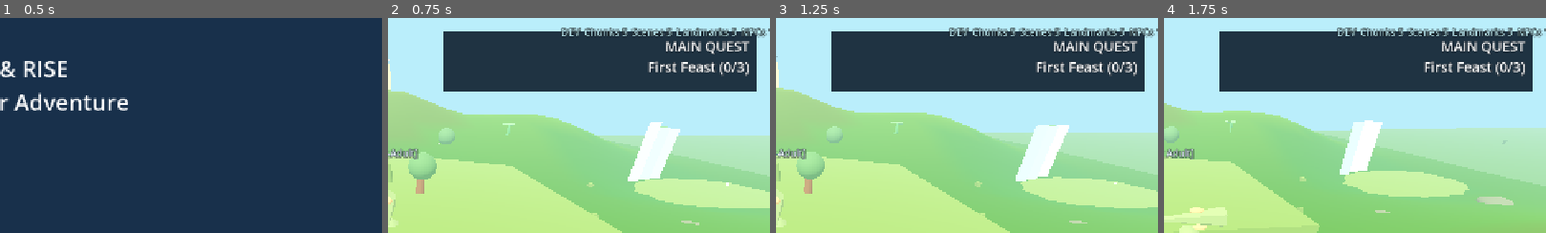
Above: before the commit, frames 1-4 (left to right).
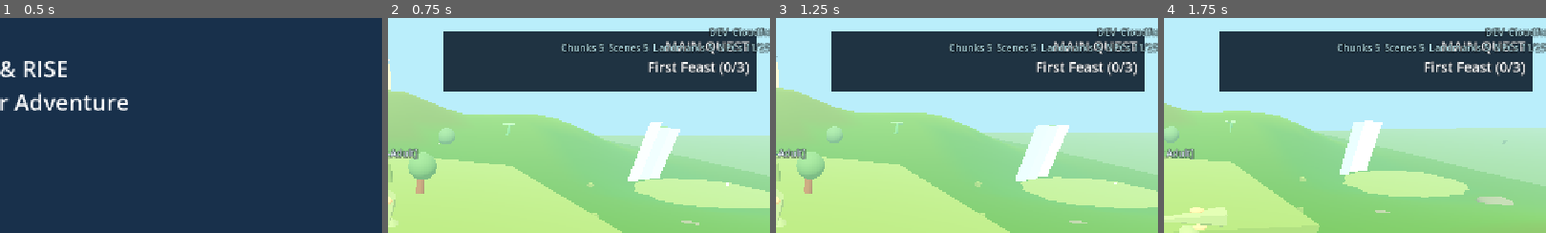
Above: after the commit, the same moments.

Repository: mschalle/Dino-Game
Game: Godot game, scene res://Main.tscn
Two runs of this game, one before a commit and one after it. Both use one fixed random seed, a clock stepped at 60 frames per second and the inputs below.
Inputs (mouse positions are % of the whole screen's width and height, from its top left):
- Up to frame 1 (0.5 s): no input
- Up to frame 2 (0.75 s): click "Play Adventure" at 0.5 s
- Up to frame 3 (1.25 s): no input
- Up to frame 4 (1.75 s): tap Enter (ui_accept) at 1.25, 1.52 s; move the mouse to (72, 45) at 1.27 s; hold D (move_right) from 1.28 s (still down); tap Space (dash) at 1.35 s; click (72, 45) at 1.42 s
The pictures show only the part of the screen within x 50-100%, y 0-50%; the shares and areas given below are measured in that part.

Frame 1 is identical in both runs. In frame 2, 2.4% of the frame differs, in the area x 45-100%, y 4-17%; in frame 3, 2.4%; in frame 4, 2.4%.

Commit message:
Show active biomes in HUD diagnostics

Diff:
--- a/game_hud.gd
+++ b/game_hud.gd
@@ -119,7 +119,14 @@
 	var npc_count := int(metrics.get("npc_count", 0))
 	var average_frame_ms := _average_frame_ms()
 	var performance_warning := "  SLOW" if average_frame_ms > 20.0 else ""
-	diagnostics_label.text = "DEV  Chunks %d  Scenes %d  Landmarks %d  NPCs %d/25  Budget %.0f%%  %.1fms%s" % [int(metrics.get("active_chunks", 0)), int(metrics.get("loaded_chunk_scenes", 0)), int(metrics.get("loaded_landmarks", 0)), npc_count, float(metrics.get("population_utilization", 0.0)) * 100.0, average_frame_ms, performance_warning]
+	var active_biomes: Array = metrics.get("active_biomes", [])
+	var biome_text := "—"
+	if not active_biomes.is_empty():
+		var visible_biomes := active_biomes.slice(0, mini(active_biomes.size(), 2))
+		biome_text = ", ".join(visible_biomes)
+		if active_biomes.size() > 2:
+			biome_text += " +%d" % (active_biomes.size() - 2)
+	diagnostics_label.text = "DEV  %s\nChunks %d  Scenes %d  Landmarks %d  NPCs %d/25  Budget %.0f%%  %.1fms%s" % [biome_text, int(metrics.get("active_chunks", 0)), int(metrics.get("loaded_chunk_scenes", 0)), int(metrics.get("loaded_landmarks", 0)), npc_count, float(metrics.get("population_utilization", 0.0)) * 100.0, average_frame_ms, performance_warning]
 	diagnostics_label.modulate = Color("#ffcf70") if npc_count >= 20 or average_frame_ms > 20.0 else Color("#b8e6ef")
 
 func record_frame_time(delta: float) -> void:
@@ -261,7 +268,7 @@
 	message_backdrop.add_child(message_label)
 	diagnostics_label = Label.new()
 	diagnostics_label.position = Vector2(930, 12)
-	diagnostics_label.size = Vector2(330, 28)
+	diagnostics_label.size = Vector2(330, 46)
 	diagnostics_label.horizontal_alignment = HORIZONTAL_ALIGNMENT_RIGHT
 	diagnostics_label.add_theme_font_size_override("font_size", 14)
 	diagnostics_label.text = "DEV  Metrics initializing"
Not shown, changed: PROJECT_PLAN.md
